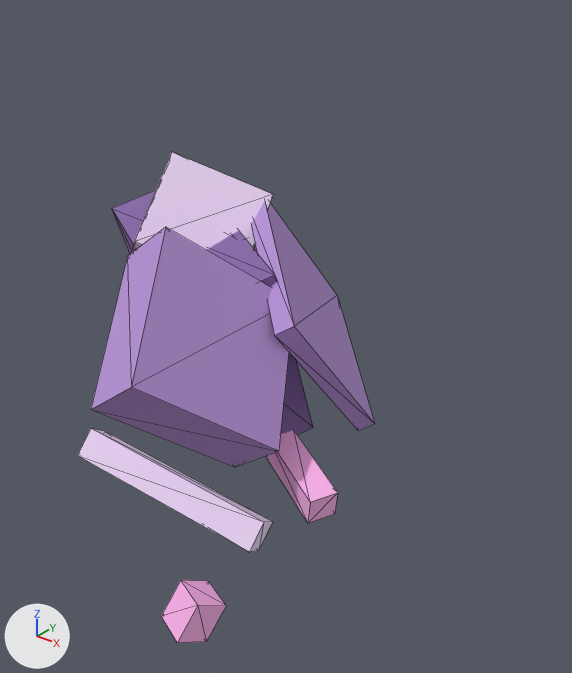
An edit to the glTF model MinecraftDungeonGodot/assets/minecraft_character_generator/turrets/crystal.glb, drawn before and after from the same camera.
One viewpoint serves both versions: a camera (50 mm lens) standing at (2.15, -1.86, 1.11) and looking at (0.24, 0.53, -0.37). The axes (+X, +Y, +Z) are drawn at lower left. The lights are the same throughout. The older version comes first. Both versions are drawn at frame 29 of the action 'Destroy'; the numbers are the values there. Mesh edges are drawn as thin lines. Vertices at exactly the same position are counted once.

The first picture shows 'barrel', 'base', 'base_trim', 'crystal_r', 'head', 'head_cap', 'muzzle'.
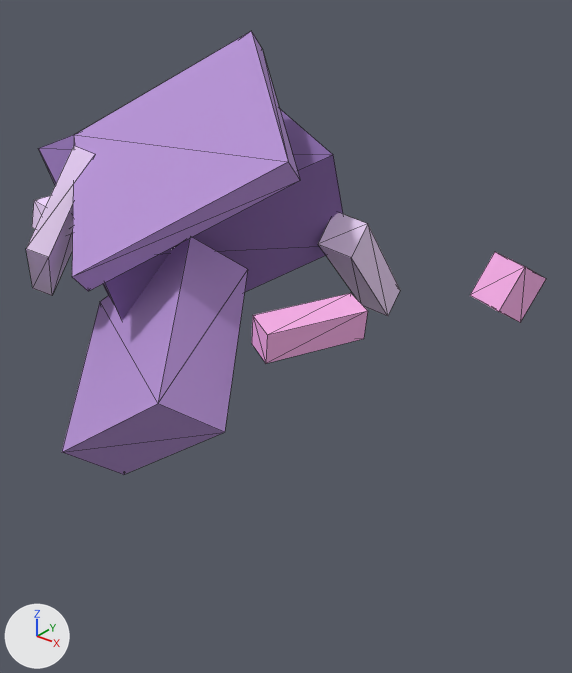
Changed parts and their boxes [x1, y1, x2, y2] in the pictures (572 x 673 px):
'base_trim', mesh rescaled, moved (83% wider, 13% taller): before [251, 201, 375, 431]; after [72, 31, 300, 291]
'head', mesh rescaled, moved (6% narrower): before [91, 227, 289, 467]; after [62, 237, 248, 475]
'base', mesh rescaled, moved (51% wider, 13% shorter): before [112, 190, 313, 435]; after [38, 108, 343, 320]
'barrel', mesh rescaled, moved (58% narrower, 16% shorter): before [77, 429, 273, 552]; after [318, 213, 400, 316]
'head_cap', mesh rescaled, moved: before [133, 152, 273, 250]; after [26, 146, 94, 296]
'crystal_r', mesh rescaled, moved (62% wider, 24% shorter): before [267, 430, 338, 523]; after [252, 293, 368, 363]
'muzzle', moved: before [161, 580, 226, 642]; after [470, 252, 546, 322]
'crystal_l', moved (not visible before): after [32, 195, 73, 235]

The edits, one by one:
me_cube is used by ob_base; parent ob_turretroot; location (-0.44, 0.54, -0.36); rotation (0.3, 0.0, 0.0), in degrees (17, 0, 0); scale (0.72, 0.72, 0.72).
me_cube had 8 vertices, 12 faces and spanned x -0.9..0.9, y -0.4..0.4, z -0.9..0.9.
me_cube now has 8 vertices, 12 faces and spans x -0.9..0.9, y -0.9..0.9, z -0.4..0.4.
me_cube part 1: the whole mesh is scaled about its middle by (1, 2.25, 0.444).
me_cube_001 is used by ob_base_trim; parent ob_turretroot; location (0.0, 1.0, -0.12); rotation (0.6, 0.2, -0.25), in degrees (34, 11, -14); scale (0.72, 0.72, 0.72).
me_cube_001 had 8 vertices, 12 faces and spanned x -0.77..0.77, y -0.08..0.08, z -0.77..0.77.
me_cube_001 now has 8 vertices, 12 faces and spans x -0.77..0.77, y -0.77..0.77, z -0.08..0.08.
me_cube_001 part 2: the whole mesh is scaled about its middle by (1, 9.69, 0.103).
me_cube_008 is used by ob_crystal_r; parent ob_yawjoint; location (0.92, 0.52, -0.46); rotation (-0.442, 1.542, 1.142), in degrees (-25, 88, 65); scale (0.72, 0.72, 0.72).
me_cube_008 had 8 vertices, 12 faces and spanned x -0.11..0.11, y -0.35..0.35, z -0.11..0.11.
me_cube_008 now has 8 vertices, 12 faces and spans x -0.11..0.11, y -0.11..0.11, z -0.35..0.35.
me_cube_008 part 3: the whole mesh is scaled about its middle by (1, 0.314, 3.18).
me_cube_002 is used by ob_head; parent ob_yawjoint; location (0.44, 0.12, 0.12); rotation (0.9, 0.4, -0.5), in degrees (52, 23, -29); scale (0.72, 0.72, 0.72).
me_cube_002 had 8 vertices, 12 faces and spanned x -0.625..0.625, y -0.25..0.25, z -0.6..0.6.
me_cube_002 now has 8 vertices, 12 faces and spans x -0.625..0.625, y -0.6..0.6, z -0.25..0.25.
me_cube_002 part 4: the whole mesh is scaled about its middle by (1, 2.4, 0.417).
me_cube_003 is used by ob_head_cap; parent ob_yawjoint; location (-0.44, 0.46, 0.36); rotation (1.2, 0.6, -0.75), in degrees (69, 34, -43); scale (0.72, 0.72, 0.72).
me_cube_003 had 8 vertices, 12 faces and spanned x -0.425..0.425, y -0.08..0.08, z -0.45..0.45.
me_cube_003 now has 8 vertices, 12 faces and spans x -0.425..0.425, y -0.45..0.45, z -0.08..0.08.
me_cube_003 part 5: the whole mesh is scaled about its middle by (1, 5.62, 0.178).
me_cube_004 is used by ob_barrel; parent ob_recoiljoint; location (0.0, 0.12, -1.34); rotation (1.5, 0.8, -1.0), in degrees (86, 46, -57); scale (0.72, 0.72, 0.72).
me_cube_004 had 8 vertices, 12 faces and spanned x -0.14..0.14, y -0.14..0.14, z -0.95..0.95.
me_cube_004 now has 8 vertices, 12 faces and spans x -0.14..0.14, y -0.95..0.95, z -0.14..0.14.
me_cube_004 part 6: the whole mesh is scaled about its middle by (1, 6.79, 0.147).
Object 'base' (ob_base) moves from (-0.44, 0.54, -0.36) to (-0.44, 0.36, 0.54).
Object 'base_trim' (ob_base_trim) moves from (0.0, 1.0, -0.12) to (0.0, 0.12, 1.0).
Object 'crystal_l' (ob_crystal_l) moves from (-0.48, 0.52, 0.26) to (-0.48, -0.26, 0.52).
Object 'crystal_r' (ob_crystal_r) moves from (0.92, 0.52, -0.46) to (0.92, 0.46, 0.52).
Object 'head' (ob_head) moves from (0.44, 0.12, 0.12) to (0.44, -0.12, 0.12).
Object 'head_cap' (ob_head_cap) moves from (-0.44, 0.46, 0.36) to (-0.44, -0.36, 0.46).
Object 'barrel' (ob_barrel) moves from (0.0, 0.12, -1.34) to (0.0, 1.34, 0.12).
Object 'muzzle' (ob_muzzle) moves from (0.44, 0.12, -2.1) to (0.44, 2.1, 0.12).
